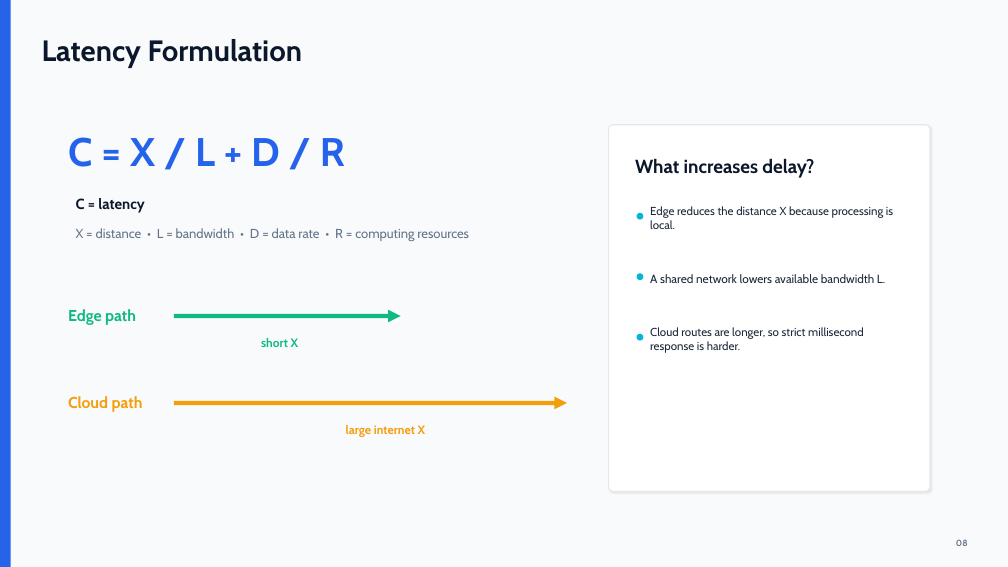
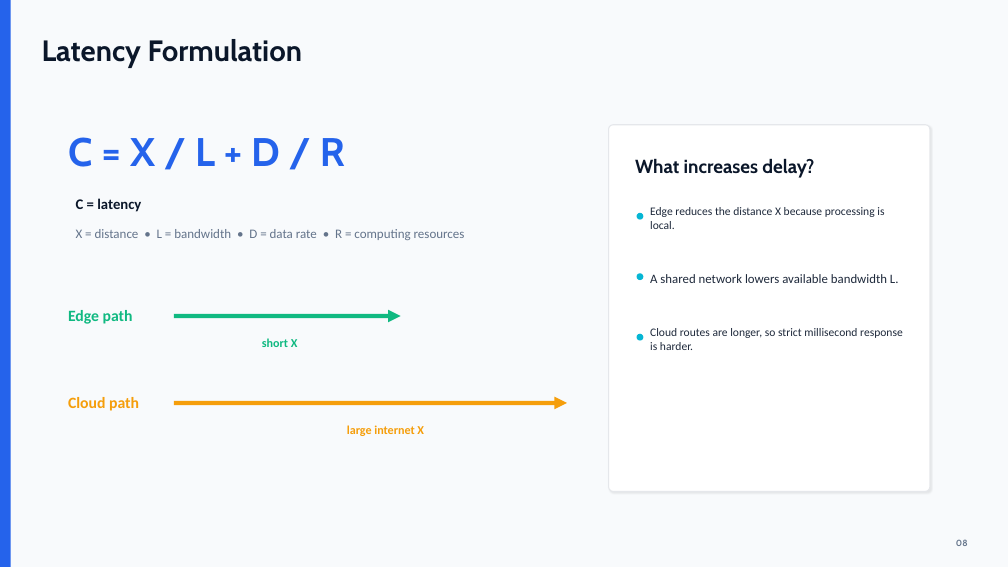
Before and after one commit to sohan2961/SS2026_ICS_Team_A5, a slide deck: slide 10 of Presentation/Edge_Computing_in_Industrial_Communication.pptx (slide 9 before the commit). Drawn at 1008x567 pixels with LibreOffice and Linux fonts; fonts in the diff are those of the drawing. Boxes give left, top, right and bottom in pixels: in the first picture for what was removed or moved away, otherwise in the second. Text is boxed around its words. In the diff, an @@ line names an element or a change of style, - is before the commit and + after.

Commit message:
Update Edge Computing PPTX

```diff
--- a/Presentation/Edge_Computing_in_Industrial_Communication.pptx
+++ b/Presentation/Edge_Computing_in_Industrial_Communication.pptx
@@ text "A shared network lowers available ..." at [650,274,899,283]: size 11.3 to 12.2 pt, font Cabin to Calibri @@
@@ font Cabin to Calibri in 8 elements at [76,198,141,212], [76,229,465,240], [68,310,133,324], [262,338,298,347], [68,397,139,411], [347,425,424,436], [650,207,884,229], [650,328,903,350] @@
```
Also in this commit, not shown: 11 other slides changed, 3 slides added, 1 slide removed, 2 other files.
